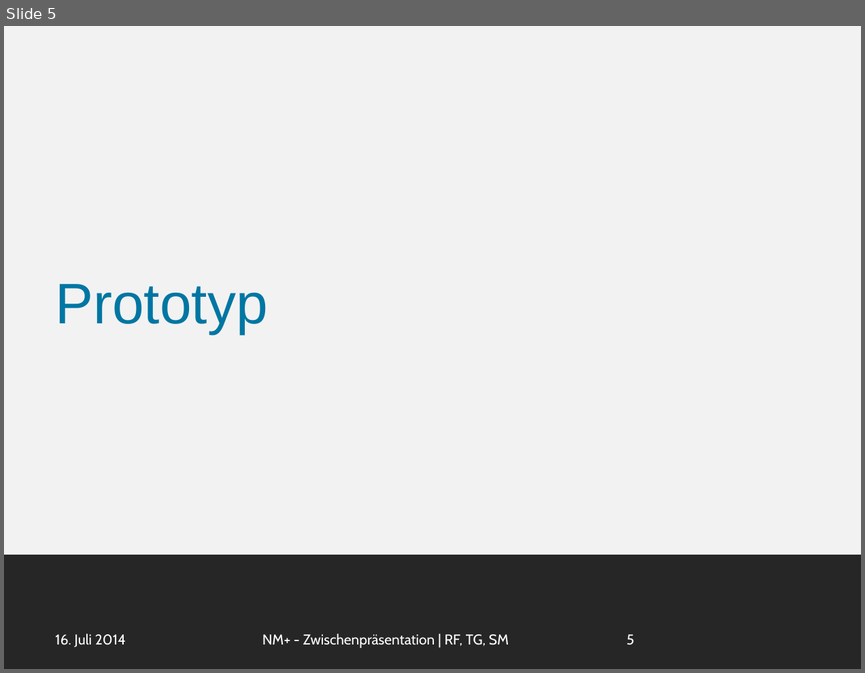
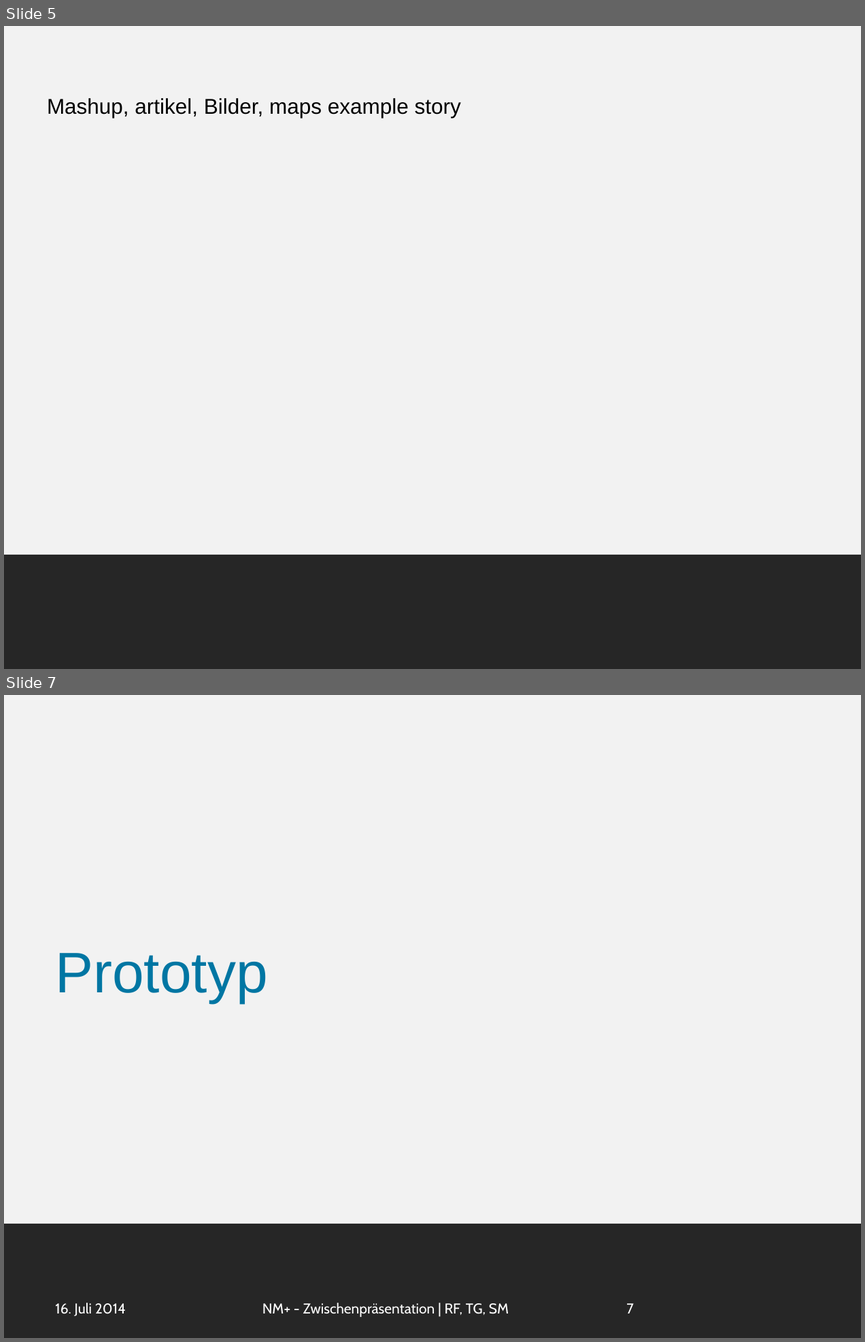
Before and after one commit to smba/newsminer, a slide deck: Dokumente/Endpräsentation/newsminer_plus.pptx. Shown one above the other, each under a label of ours: slide 5 before the commit, slides 5 and 7 after it; the slides between them are not shown. The pictures are 865x673 and 865x1342 pixels, drawn with LibreOffice and Linux fonts; fonts in the diff are those of the drawing. Boxes give left, top, right and bottom in pixels: in the first picture for what was removed or moved away, otherwise in the second. Text is boxed around its words. In the diff, an @@ line names an element or a change of style, - is before the commit and + after.

```diff
--- a/Dokumente/Endpräsentation/newsminer_plus.pptx
+++ b/Dokumente/Endpräsentation/newsminer_plus.pptx
@@ slide 5 added at [4,26,861,669], background #F2F2F2; not listed: 1 template element that a slide beside it also shows @@
@@ title added at [47,98,461,118], 18 pt, text #000000 @@
+Mashup, artikel, Bilder, maps example story
@@ what was slide 5 is now slide 7 @@
@@ page number at [626,1303,634,1313]: text changed @@
-5
+7
```
Also in this commit, not shown: 5 slides changed, 5 other slides added.
